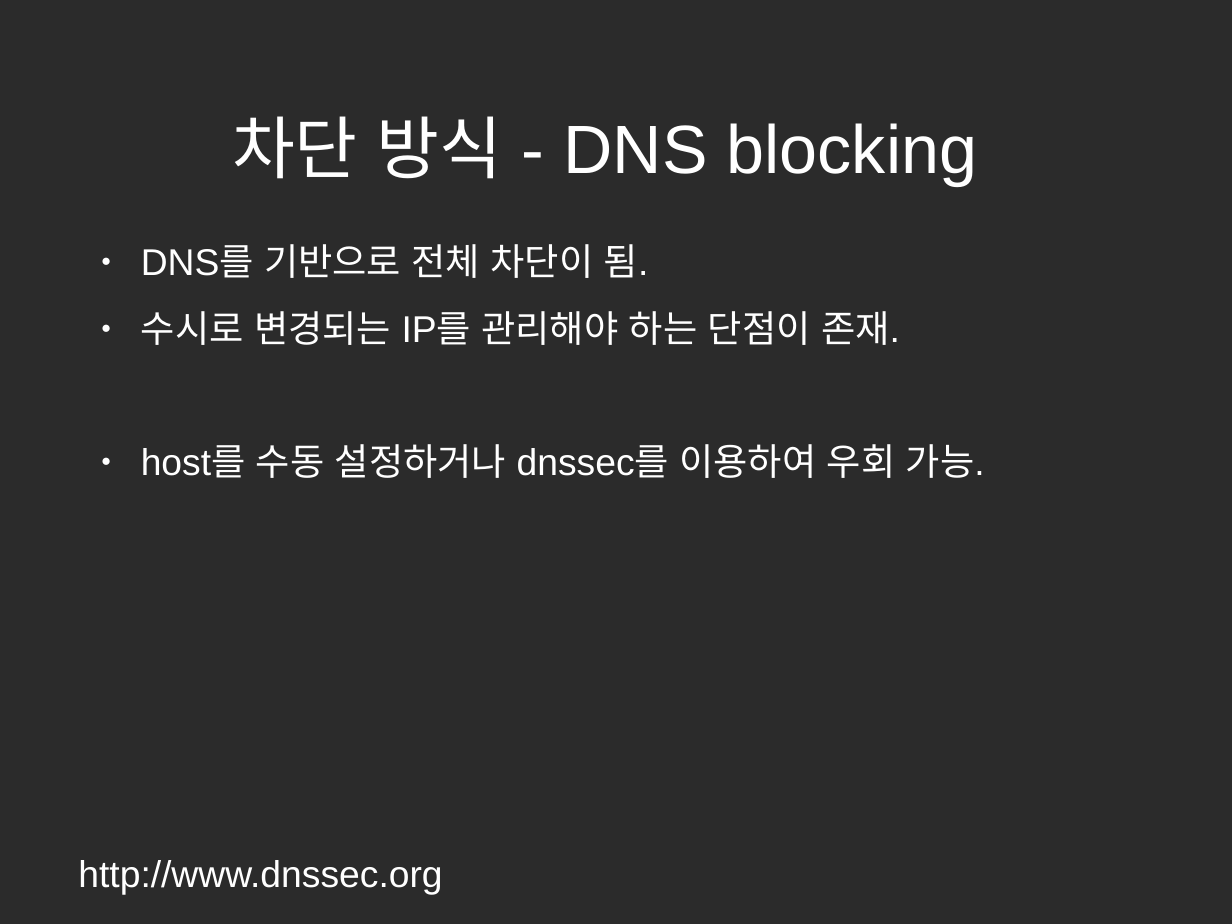
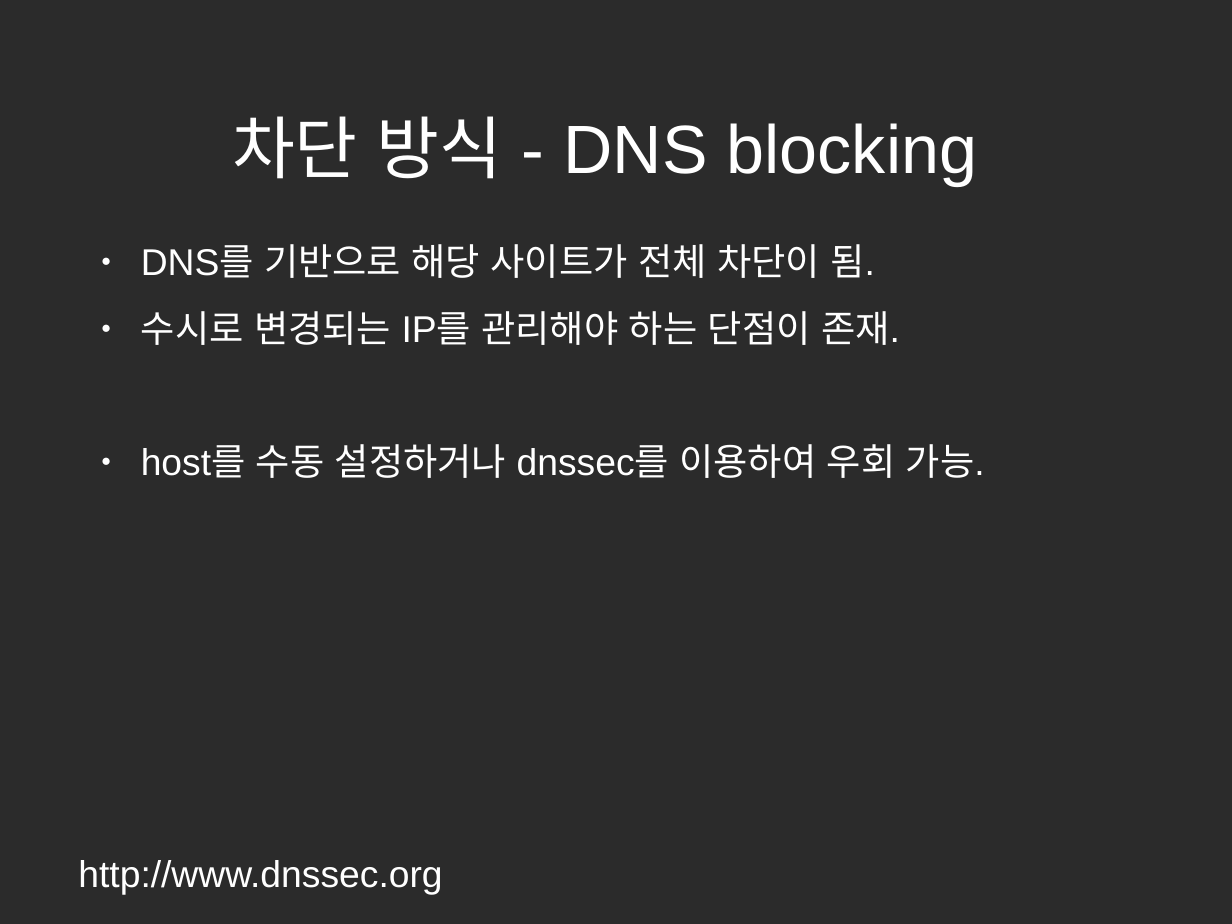
Before and after one commit to gilgil1973/su, a slide deck: slide 15 of doc/presentation/site_unblocker_presentation_kr.odp. Drawn at 1232x924 pixels with LibreOffice and Linux fonts; fonts in the diff are those of the drawing; background and template pictures are left out; a plain dark background stands for a picture behind light text. Boxes give left, top, right and bottom in pixels: in the first picture for what was removed or moved away, otherwise in the second. Text is boxed around its words. In the diff, an @@ line names an element or a change of style, - is before the commit and + after.

```diff
--- a/doc/presentation/site_unblocker_presentation_kr.odp
+++ b/doc/presentation/site_unblocker_presentation_kr.odp
@@ text at (141, 244, 875, 278): text changed @@
-● DNS를 기반으로 전체 차단이 됨.
+● DNS를 기반으로 해당 사이트가 전체 차단이 됨.
```
Also in this commit, not shown: 5 other slides changed.
